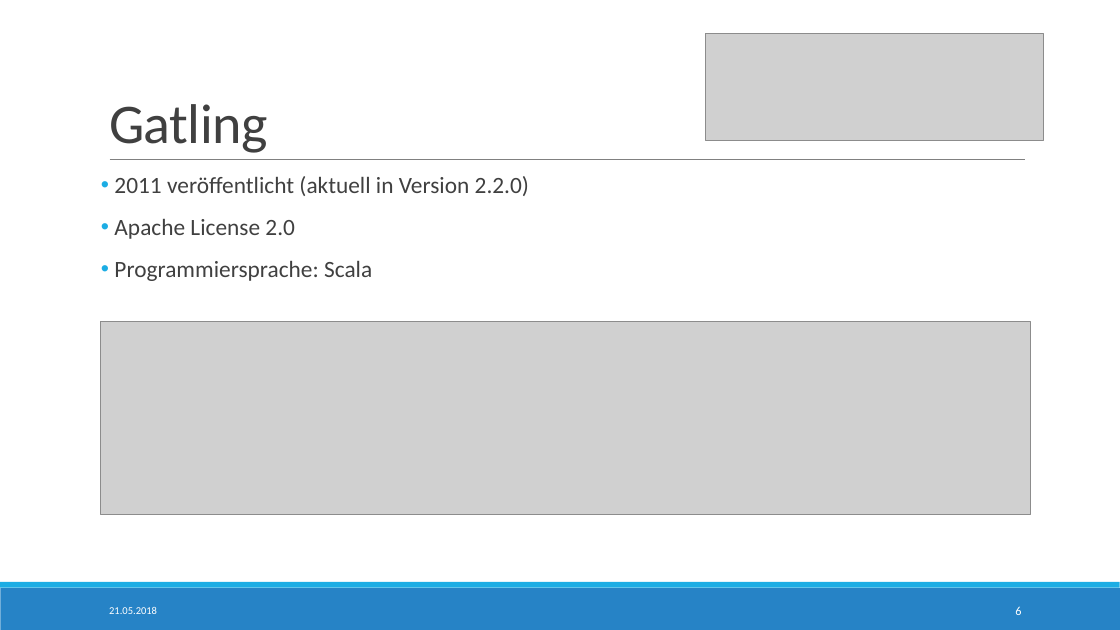
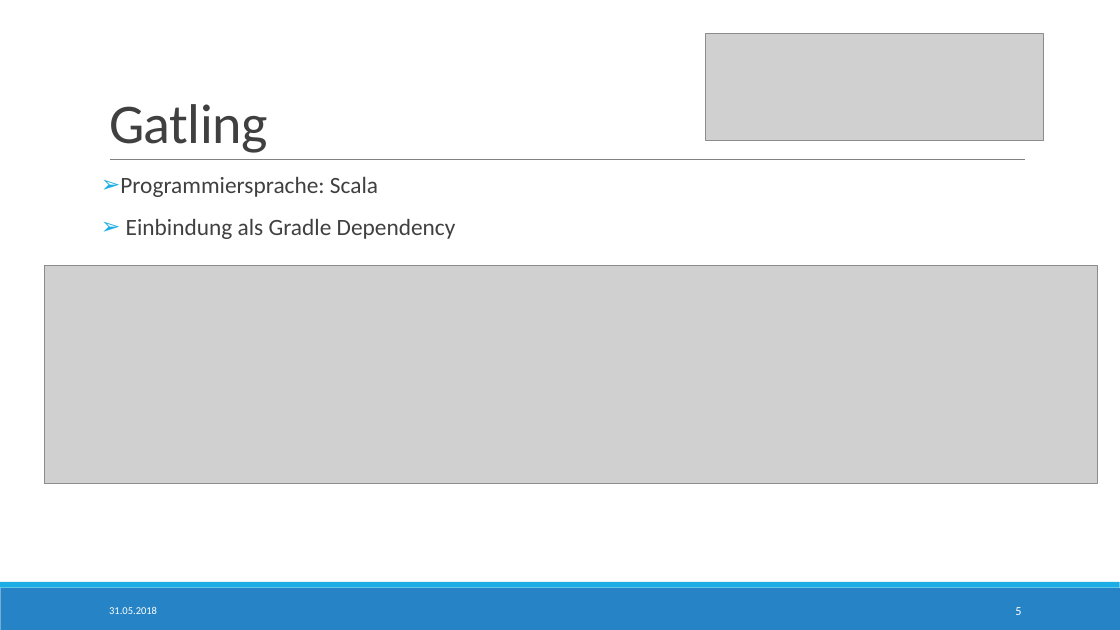
Before and after one commit to StTraeger/sqs-car-webservice, a slide deck: slide 5 of sqsdemoserver/LoadTesting.pptx (slide 6 before the commit). Drawn at 1120x630 pixels with LibreOffice and Linux fonts; fonts in the diff are those of the drawing; grey boxes stand for pictures. Boxes give left, top, right and bottom in pixels: in the first picture for what was removed or moved away, otherwise in the second. Text is boxed around its words. In the diff, an @@ line names an element or a change of style, - is before the commit and + after.

```diff
--- a/sqsdemoserver/LoadTesting.pptx
+++ b/sqsdemoserver/LoadTesting.pptx
@@ text at <box>114,176,529,239</box>: paragraphs removed @@
-• 2011 veröffentlicht (aktuell in Version 2.2.0)
-• Apache License 2.0
@@ text at <box>120,177,378,197</box>: bullet • to ➢ @@
@@ text at <box>126,219,456,239</box>: paragraph added @@
+➢ Einbindung als Gradle Dependency
@@ picture: place and size @@
-picture at <box>101,321,1030,514</box>
+picture at <box>45,266,1097,484</box>
@@ page number at <box>1015,607,1021,615</box>: text changed @@
-6
+5
```
Also in this commit, not shown: 13 other slides changed, 9 slides added, 3 slides removed, 6 other files.
